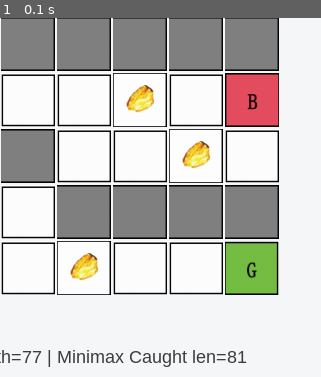
Above: before the commit, frame 1.
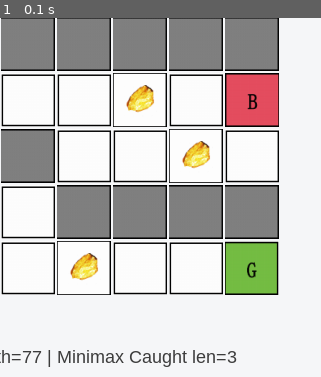
Above: after the commit, the same moment.

Repository: Leohugo0405/GridWorld
Game: pygame game, started from visualize_pygame.py
Same seed, same stepped clock (60 frames per second), same inputs: the game is played once before the commit and once after it.
Inputs:
- Up to frame 1 (0.1 s): no input
The pictures show only the part of the screen within x 50-100%, y 50-100%; the shares and areas given below are measured in that part.

The runs differ from the first frame. In frame 1, less than 0.1% of the frame differs, in the area x 71-77%, y 92-97%.

Commit message:
Update algorithms.py

Diff:
--- a/algorithms.py
+++ b/algorithms.py
@@ -419,8 +419,8 @@
 
 def minimax_escape(
         gw: GridWorld,
-        depth: int = 6,
-        max_steps: int = 80,
+        depth: int = 10,
+        max_steps: int = 1000,
         demon_start: Optional[Coord] = None,
         seed: Optional[int] = None,
 ) -> MinimaxEscapeResult:
@@ -460,8 +460,8 @@
     caught_step: Optional[int] = None  # 被捕获的步数（初始为None表示未被捕获）
 
     # 评分常量定义
-    WIN_SCORE = 1000  # 到达目标的基础奖励分数
-    LOSE_SCORE = -1000  # 被恶魔捕获的基础惩罚分数
+    WIN_SCORE = 20  # 到达目标的基础奖励分数
+    LOSE_SCORE = -20  # 被恶魔捕获的基础惩罚分数
 
     def heuristic(a: Coord, d: Optional[Coord]) -> int:
         """
